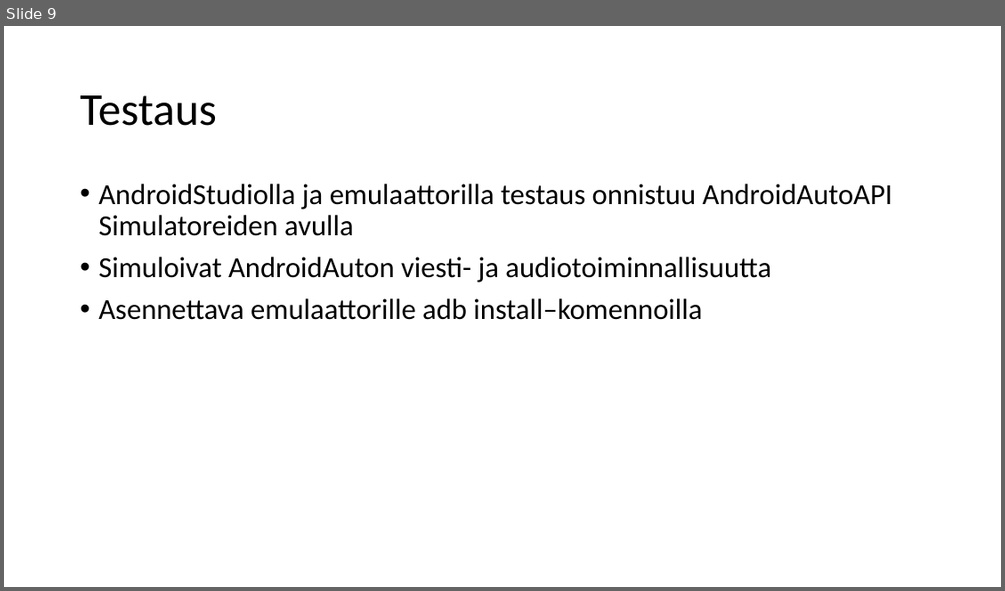
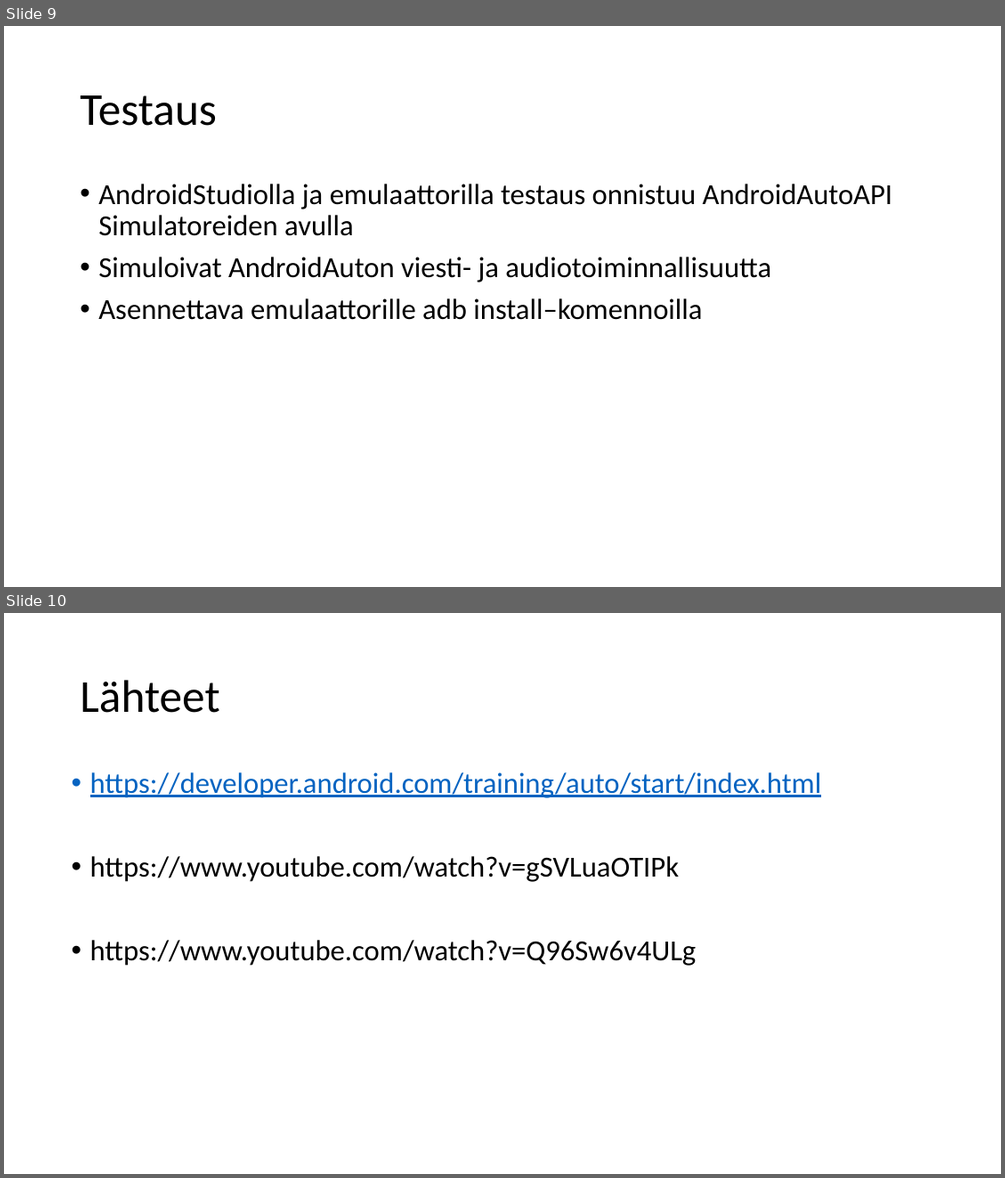
Before and after one commit to Aaderton/AndroidAutoMusic, a slide deck: AndroidAuto.pptx. Shown one above the other, each under a label of ours: slide 9 before the commit, slides 9 and 10 after it. The pictures are 1005x591 and 1005x1178 pixels, drawn with LibreOffice and Linux fonts; fonts in the diff are those of the drawing. Boxes give left, top, right and bottom in pixels: in the first picture for what was removed or moved away, otherwise in the second. Text is boxed around its words. In the diff, an @@ line names an element or a change of style, - is before the commit and + after.

```diff
--- a/AndroidAuto.pptx
+++ b/AndroidAuto.pptx
@@ slide 10 added at [4,613,1001,1174], background #FFFFFF @@
@@ title added at [80,680,219,713], 44 pt, text #000000 @@
+Lähteet
@@ text added at [90,772,822,965], 28 pt, text #000000 @@
+• https://developer.android.com/training/auto/start/index.html
+• https://www.youtube.com/watch?v=gSVLuaOTIPk
+• https://www.youtube.com/watch?v=Q96Sw6v4ULg
```
